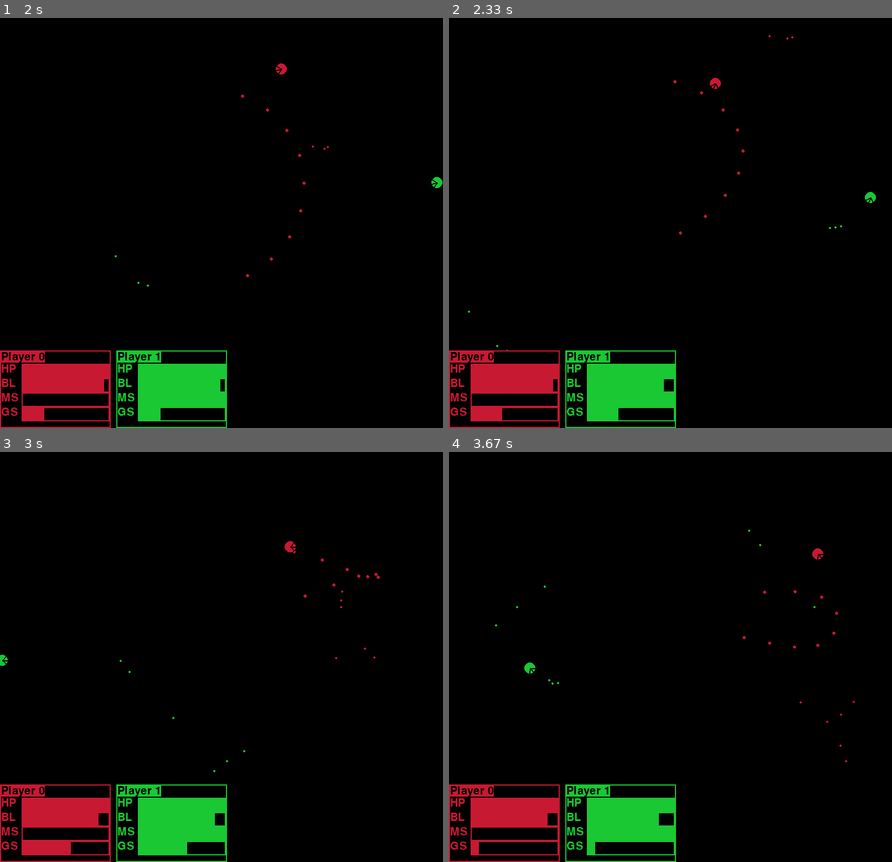
Above: before the commit, frames 1-4 (two rows, left to right).
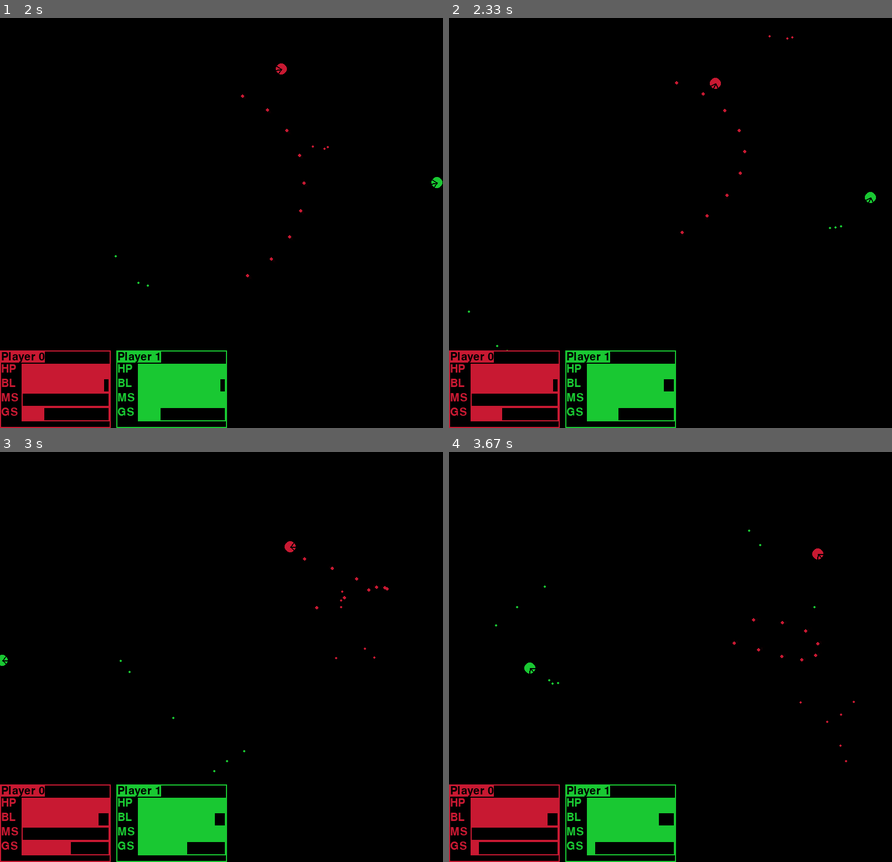
Above: after the commit, the same moments.

Repository: ZephyrSails/leben
Game: pygame game, started from dog_fight/main.py
Two runs of this game, one before a commit and one after it. Both use one fixed random seed, a clock stepped at 60 frames per second and the inputs below.
Inputs:
- Up to frame 1 (2 s): tap Right Ctrl at 0.33, 0.73, 1.03, 1.23, 1.57, 1.87 s; hold Right 0.67-1.13 s; hold D 0.67-1.13 s; tap Shift at 0.82 s; hold Up 1.17-1.47 s; hold W 1.17-1.47 s; tap Right Shift at 1.32 s; hold Right 1.5-1.97 s; hold D 1.5-1.97 s
- Up to frame 2 (2.33 s): hold Left from 2 s (still down); hold A from 2 s (still down); tap Right Ctrl at 2.07 s; tap Shift at 2.15 s
- Up to frame 3 (3 s): tap Right Ctrl at 2.37, 2.63, 2.93 s; release Left at 2.53 s; release A at 2.53 s; hold Left 2.57-2.97 s; hold A 2.57-2.97 s; tap Right Shift at 2.72 s
- Up to frame 4 (3.67 s): hold Up 3-3.37 s; hold W 3-3.37 s; tap Right Ctrl at 3.07, 3.47 s; hold Right from 3.4 s (still down); hold D from 3.4 s (still down); tap Shift at 3.55 s

Frame 1 is identical in both runs. In frame 2, less than 0.1% of the frame differs, in the area x 50-68%, y 15-53%; in frame 3, less than 0.1%, in the area x 66-88%, y 24-39%; in frame 4, less than 0.1%.

Commit message:
rebalence

Diff:
--- a/dog_fight/missile.py
+++ b/dog_fight/missile.py
@@ -28,7 +28,7 @@
         self.SCREEN_HEIGHT = self.flight.SCREEN_HEIGHT
 
         # motion
-        self.max_a = 0.2
+        self.max_a = 0.25
         self.curr_a = 0
         self.inc_a = 0.002
         self.max_speed = 5
